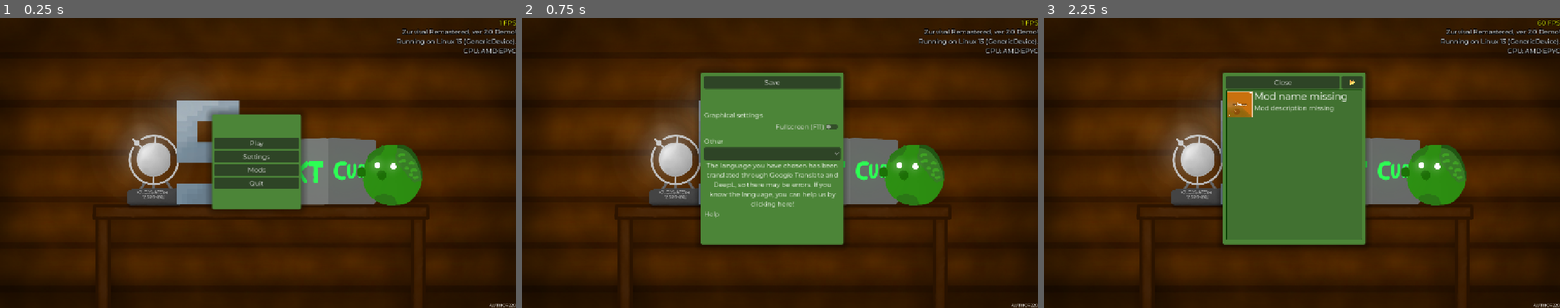
Above: before the commit, frames 1-3 (left to right).
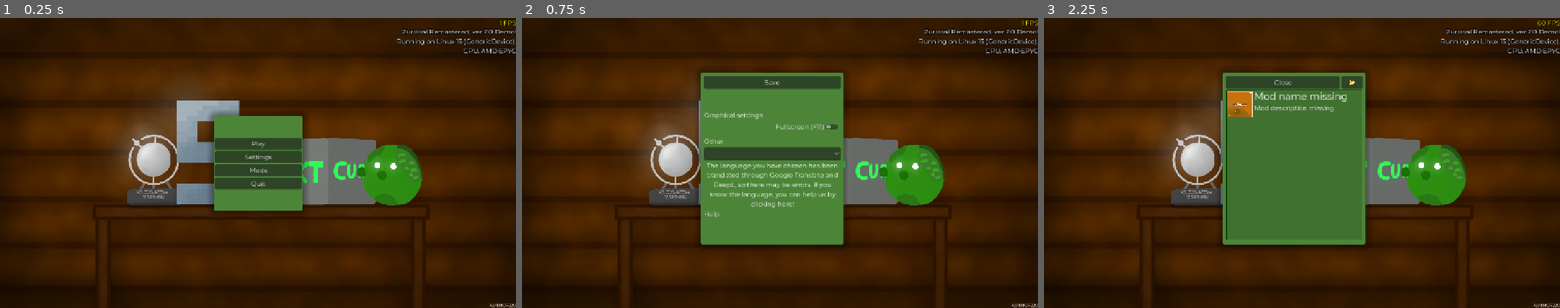
Above: after the commit, the same moments.

Repository: klodskateam/zurvival-remastered
Game: Godot game, scene res://menu.tscn
The game is run twice, just before and just after one commit, with the same random seed, the same clock (stepped at 60 frames per second) and the same inputs.
Inputs:
- Up to frame 1 (0.25 s): no input
- Up to frame 2 (0.75 s): click "Settings" at 0.5 s
- Up to frame 3 (2.25 s): click "Save" at 1.25 s; click "Mods" at 2 s

The runs differ from the first frame. In frame 1, 1.0% of the frame differs, in the area x 41-59%, y 33-67%; in frame 2, nothing differs; in frame 3, nothing differs.
Error in both runs: Invalid type in function 'set_locale' in base 'TranslationServer'. Cannot convert argument 1 from Nil to String. (res://global.gd:24)

Commit message:
Модами теперь можно добавлять кнопки, чит. опис.
У кнопки есть 4 события:
alert - показывает нейкое сообщение
window - может быть minimize и maximize, сворачивает или разворачивает игры
openurl - открывает ссылку
execute - открывает файл (надо подумать о безопасности хз)

Diff:
--- /dev/null
+++ b/create_mod_buttons.gd
@@ -0,0 +1,28 @@
+extends VBoxContainer
+
+const MODDED_BUTTON = preload("res://modded_button.tscn")
+# Called when the node enters the scene tree for the first time.
+func _ready() -> void:
+	for sus in ModLoader.MODSLIST.size():
+		var filepath = "user://mods/" + ModLoader.MODSLIST[sus]
+		var file = FileAccess.open(filepath, FileAccess.READ)
+		var json = JSON.new()
+		var tmp_mod = json.parse_string(file.get_as_text())
+
+		for add_item in tmp_mod["adds"]:
+			print(add_item)
+			if add_item["type"] == "menubutton":
+				var new_btn = MODDED_BUTTON.instantiate()
+				if "icon" in add_item:
+					new_btn.icon = ModLoader.get_mod_img(add_item["icon"])
+				if "text" in add_item:
+					new_btn.text = add_item["text"]
+				else:
+					new_btn.text = tr("$modtexterror")
+
+				if "actions" in add_item:
+					new_btn.actions = add_item["actions"]
+				else:
+					new_btn.actions = [{"alert": tr("$actionserror")}]
+
+				$".".add_child(new_btn)
--- a/error_manager.gd
+++ b/error_manager.gd
@@ -1,10 +1,15 @@
 extends Node
 
 const MODERROR = preload("res://windows/moderror.tscn")
+const ALERT = preload("res://windows/alert.tscn")
 
 func moderror(text):
 	var win = MODERROR.instantiate()
+	win.DESC = text
+	add_child(win)
 
+func alert(text):
+	var win = ALERT.instantiate()
 	win.DESC = text
-
+	win.title = tr("$message")
 	add_child(win)
--- a/menu.tscn
+++ b/menu.tscn
@@ -1,56 +1,78 @@
-[gd_scene load_steps=4 format=3 uid="uid://c6ji2387qq42r"]
+[gd_scene load_steps=5 format=3 uid="uid://c6ji2387qq42r"]
 
 [ext_resource type="Script" uid="uid://2bvrwha2lhlt" path="res://buttonsmenu.gd" id="1_814jb"]
 [ext_resource type="Theme" uid="uid://d2wr8qi0mdxxq" path="res://ui.tres" id="2_i4evy"]
 [ext_resource type="PackedScene" uid="uid://db8yny8uiwun1" path="res://background.tscn" id="2_xh8be"]
+[ext_resource type="Script" uid="uid://deyhfds4n3ph0" path="res://create_mod_buttons.gd" id="3_ytr4m"]
 
 [node name="menu" type="Node2D"]
 
 [node name="Background" parent="." instance=ExtResource("2_xh8be")]
 
-[node name="Control" type="Control" parent="."]
+[node name="CanvasLayer" type="CanvasLayer" parent="."]
+
+[node name="Control" type="Control" parent="CanvasLayer"]
 layout_mode = 3
-anchors_preset = 0
+anchors_preset = 15
+anchor_right = 1.0
+anchor_bottom = 1.0
+grow_horizontal = 2
+grow_vertical = 2
 theme = ExtResource("2_i4evy")
 
-[node name="Panel" type="Panel" parent="Control"]
+[node name="Panel" type="Panel" parent="CanvasLayer/Control"]
+custom_minimum_size = Vector2(0, 230)
 layout_mode = 1
-offset_left = 526.0
-offset_top = 239.0
-offset_right = 746.0
-offset_bottom = 474.0
+anchors_preset = 8
+anchor_left = 0.5
+anchor_top = 0.5
+anchor_right = 0.5
+anchor_bottom = 0.5
+offset_left = -110.0
+offset_top = -117.5
+offset_right = 110.0
+offset_bottom = 117.5
+grow_horizontal = 2
+grow_vertical = 2
 
-[node name="VBoxContainer" type="VBoxContainer" parent="Control/Panel"]
-layout_mode = 0
-offset_left = 5.0
-offset_top = 12.0
-offset_right = 215.0
-offset_bottom = 231.0
+[node name="VBoxContainer" type="VBoxContainer" parent="CanvasLayer/Control/Panel"]
+custom_minimum_size = Vector2(0, 230)
+layout_mode = 1
+anchors_preset = 15
+anchor_right = 1.0
+anchor_bottom = 1.0
+offset_left = 3.0
+offset_top = 3.0
+offset_right = -3.0
+offset_bottom = -2.0
+grow_horizontal = 2
+grow_vertical = 2
 theme = ExtResource("2_i4evy")
 alignment = 1
+script = ExtResource("3_ytr4m")
 
-[node name="Play" type="Button" parent="Control/Panel/VBoxContainer"]
+[node name="Play" type="Button" parent="CanvasLayer/Control/Panel/VBoxContainer"]
 layout_mode = 2
 text = "$play"
 script = ExtResource("1_814jb")
 
-[node name="Settings" type="Button" parent="Control/Panel/VBoxContainer"]
+[node name="Settings" type="Button" parent="CanvasLayer/Control/Panel/VBoxContainer"]
 layout_mode = 2
 text = "$settings"
 script = ExtResource("1_814jb")
 
-[node name="Mods" type="Button" parent="Control/Panel/VBoxContainer"]
+[node name="Mods" type="Button" parent="CanvasLayer/Control/Panel/VBoxContainer"]
 layout_mode = 2
 text = "$mods"
 script = ExtResource("1_814jb")
 
-[node name="Exit" type="Button" parent="Control/Panel/VBoxContainer"]
+[node name="Exit" type="Button" parent="CanvasLayer/Control/Panel/VBoxContainer"]
 layout_mode = 2
 theme = ExtResource("2_i4evy")
 text = "$quit"
 script = ExtResource("1_814jb")
 
-[connection signal="pressed" from="Control/Panel/VBoxContainer/Play" to="Control/Panel/VBoxContainer/Play" method="_on_play_pressed"]
-[connection signal="pressed" from="Control/Panel/VBoxContainer/Settings" to="Control/Panel/VBoxContainer/Play" method="_on_settings_pressed"]
-[connection signal="pressed" from="Control/Panel/VBoxContainer/Mods" to="Control/Panel/VBoxContainer/Mods" method="_on_mods_pressed"]
-[connection signal="pressed" from="Control/Panel/VBoxContainer/Exit" to="Control/Panel/VBoxContainer/Exit" method="_on_exit_pressed"]
+[connection signal="pressed" from="CanvasLayer/Control/Panel/VBoxContainer/Play" to="CanvasLayer/Control/Panel/VBoxContainer/Play" method="_on_play_pressed"]
+[connection signal="pressed" from="CanvasLayer/Control/Panel/VBoxContainer/Settings" to="CanvasLayer/Control/Panel/VBoxContainer/Play" method="_on_settings_pressed"]
+[connection signal="pressed" from="CanvasLayer/Control/Panel/VBoxContainer/Mods" to="CanvasLayer/Control/Panel/VBoxContainer/Mods" method="_on_mods_pressed"]
+[connection signal="pressed" from="CanvasLayer/Control/Panel/VBoxContainer/Exit" to="CanvasLayer/Control/Panel/VBoxContainer/Exit" method="_on_exit_pressed"]
--- /dev/null
+++ b/modded_button.gd
@@ -0,0 +1,22 @@
+extends Button
+
+var actions
+
+func _ready() -> void:
+	pass
+
+func _on_pressed() -> void:
+	#print(actions)
+
+	for action in actions:
+		if "alert" in action:
+			ErrorManager.alert(action["alert"])
+		if "window" in action:
+			if action["window"] == "minimize":
+				get_tree().root.mode = Window.MODE_MINIMIZED
+			if action["window"] == "maximize":
+				get_tree().root.mode = Window.MODE_MAXIMIZED
+		if "openurl" in action:
+			OS.shell_open(action["openurl"])
+		if "execute" in action:
+			OS.shell_open(OS.get_user_data_dir() + action["execute"])
--- /dev/null
+++ b/modded_button.tscn
@@ -0,0 +1,12 @@
+[gd_scene load_steps=3 format=3 uid="uid://bydlcebl2loll"]
+
+[ext_resource type="Theme" uid="uid://d2wr8qi0mdxxq" path="res://ui.tres" id="1_d4dmh"]
+[ext_resource type="Script" uid="uid://d1vonxsj1nt4h" path="res://modded_button.gd" id="2_okql6"]
+
+[node name="modded_button" type="Button"]
+theme = ExtResource("1_d4dmh")
+text = "Модная кнопка😎"
+expand_icon = true
+script = ExtResource("2_okql6")
+
+[connection signal="pressed" from="." to="." method="_on_pressed"]
--- /dev/null
+++ b/windows/alert.gd
@@ -0,0 +1,14 @@
+extends Window
+
+var DESC = null
+
+func _ready() -> void:
+	$Panel/VBoxContainer/desc.text = DESC
+
+
+func _on_close_requested() -> void:
+	queue_free()
+
+
+func _on_button_pressed() -> void:
+	queue_free()
--- /dev/null
+++ b/windows/alert.tscn
@@ -0,0 +1,41 @@
+[gd_scene load_steps=3 format=3 uid="uid://c5e51knveccxk"]
+
+[ext_resource type="Theme" uid="uid://d2wr8qi0mdxxq" path="res://ui.tres" id="1_wjke5"]
+[ext_resource type="Script" uid="uid://drn15nstxq5f1" path="res://windows/alert.gd" id="2_3cd6y"]
+
+[node name="Window" type="Window"]
+title = "error"
+initial_position = 1
+size = Vector2i(315, 100)
+theme = ExtResource("1_wjke5")
+script = ExtResource("2_3cd6y")
+
+[node name="Panel" type="Panel" parent="."]
+anchors_preset = 15
+anchor_right = 1.0
+anchor_bottom = 1.0
+grow_horizontal = 2
+grow_vertical = 2
+
+[node name="VBoxContainer" type="VBoxContainer" parent="Panel"]
+layout_mode = 1
+anchors_preset = 15
+anchor_right = 1.0
+anchor_bottom = 1.0
+grow_horizontal = 2
+grow_vertical = 2
+alignment = 1
+
+[node name="desc" type="Label" parent="Panel/VBoxContainer"]
+layout_mode = 2
+text = "Тута сообщение"
+horizontal_alignment = 1
+vertical_alignment = 1
+autowrap_mode = 3
+
+[node name="Button" type="Button" parent="Panel/VBoxContainer"]
+layout_mode = 2
+text = "$close"
+
+[connection signal="close_requested" from="." to="." method="_on_close_requested"]
+[connection signal="pressed" from="Panel/VBoxContainer/Button" to="." method="_on_button_pressed"]
Not shown, added: create_mod_buttons.gd.uid
Not shown, added: modded_button.gd.uid
Not shown, added: windows/alert.gd.uid
